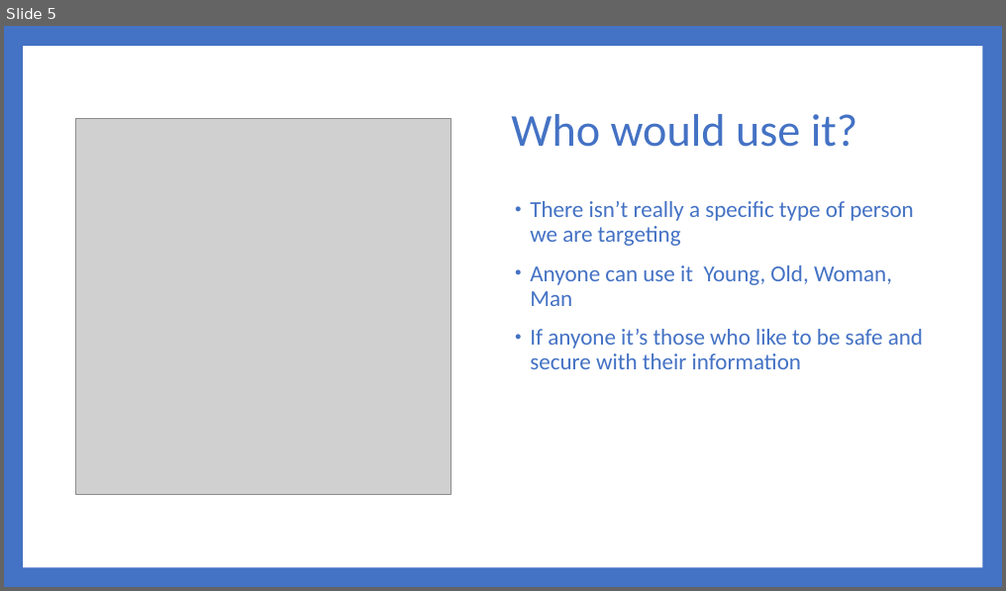
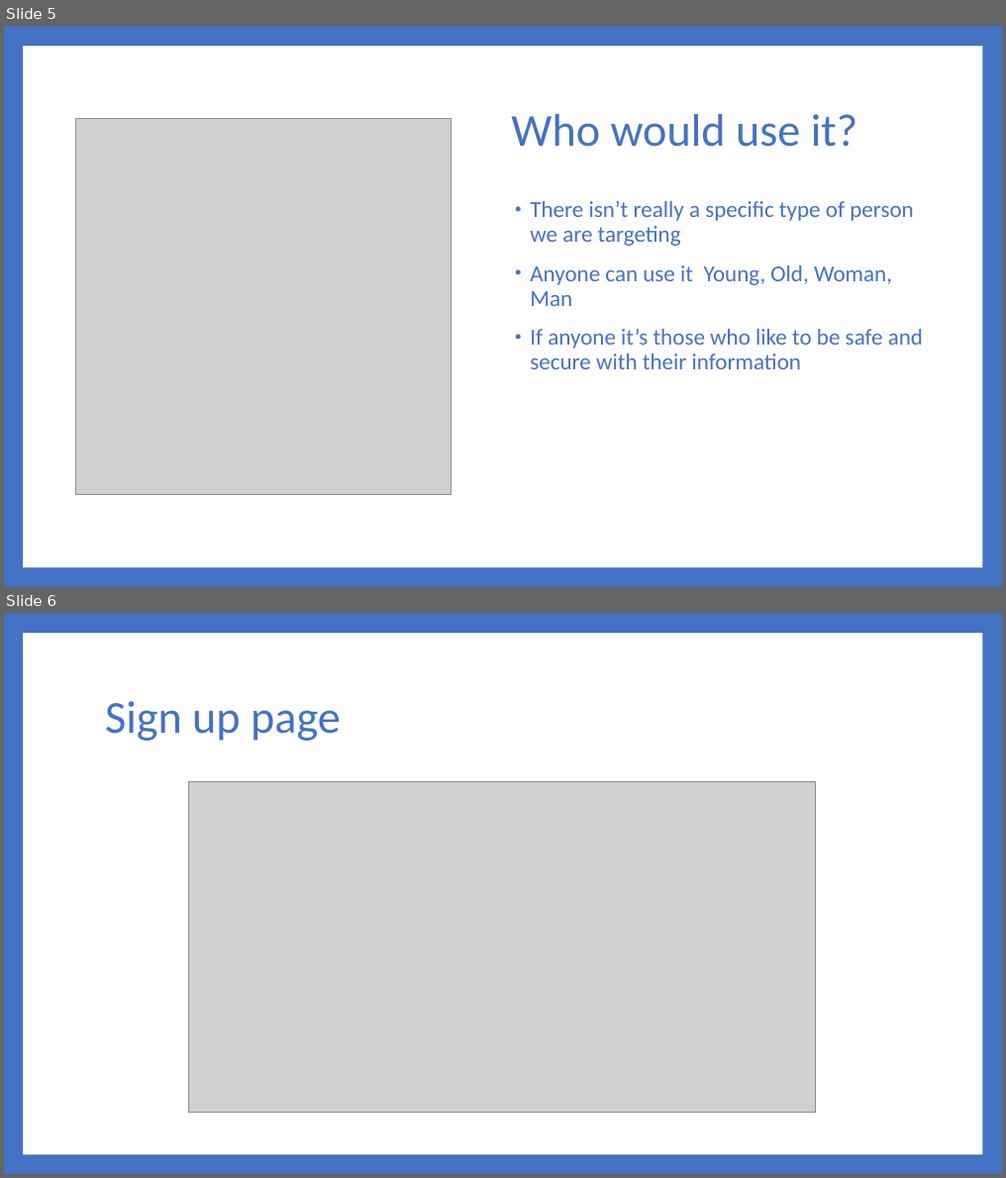
Before and after one commit to Dwaddle26/EncryptNotes, a slide deck: Phase 4 Documentation/Team_2_Presentation_4.pptx. Shown one above the other, each under a label of ours: slide 5 before the commit, slides 5 and 6 after it. The pictures are 1006x591 and 1006x1178 pixels, drawn with LibreOffice and Linux fonts; fonts in the diff are those of the drawing; grey boxes stand for pictures. Boxes give left, top, right and bottom in pixels: in the first picture for what was removed or moved away, otherwise in the second. Text is boxed around its words. In the diff, an @@ line names an element or a change of style, - is before the commit and + after.

```diff
--- a/Phase 4 Documentation/Team_2_Presentation_4.pptx
+++ b/Phase 4 Documentation/Team_2_Presentation_4.pptx
@@ slide 6 added at [4, 613, 1002, 1174], background #4472C4 @@
@@ rectangle added at [23, 633, 982, 1155], fill #FFFFFF @@
@@ title added at [105, 701, 341, 741], 44 pt, text #4472C4 @@
+Sign up page
@@ picture added at [188, 781, 815, 1112] @@
```
Also in this commit, not shown: 1 slide changed, 5 other slides added, 5 slides removed.
